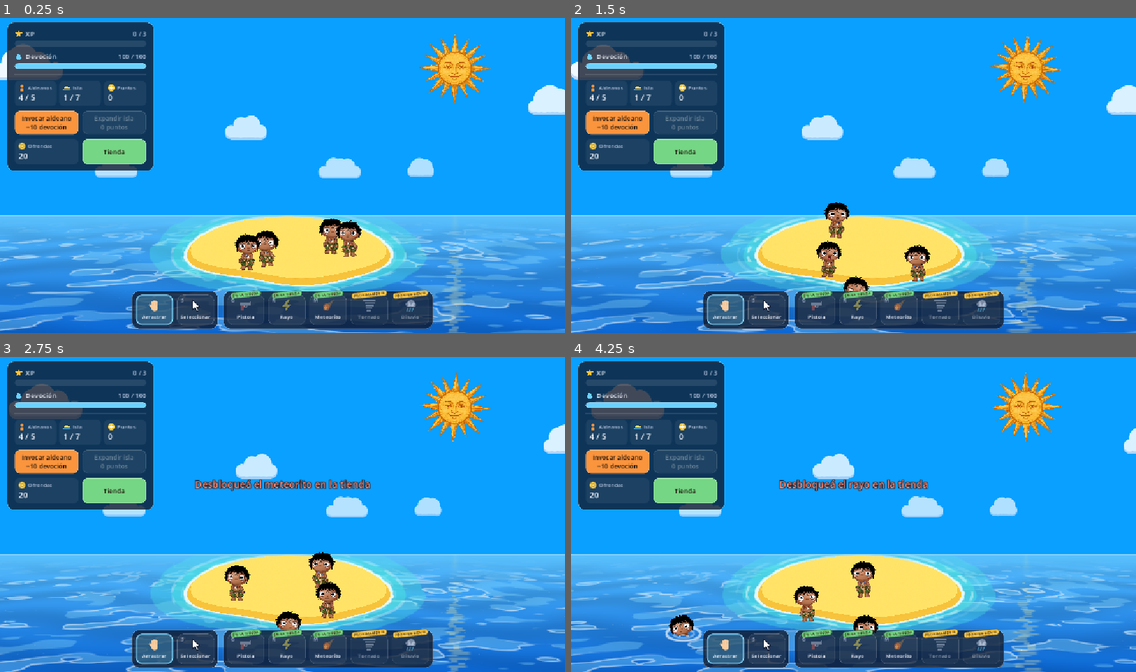
Above: before the commit, frames 1-4 (two rows, left to right).
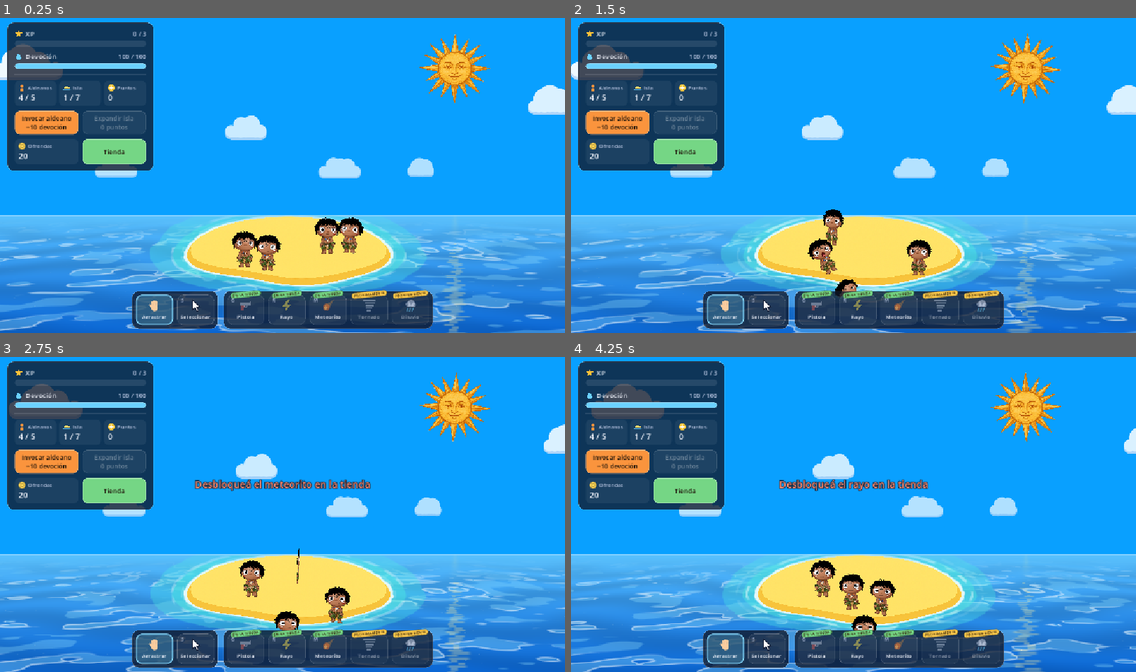
Above: after the commit, the same moments.

Repository: JuliFlorez/godlings
Game: Godot game, scene res://world/world.tscn
Same seed, same stepped clock (60 frames per second), same inputs: the game is played once before the commit and once after it.
Inputs (mouse positions are in pixels of both pictures, inside the frame that each line leads up to):
- Up to frame 1 (0.25 s): no input
- Up to frame 2 (1.5 s): tap Enter at 0.5 s; drag from (910, 238) to (853, 314) at 0.52 s; drag from (830, 270) to (825, 238) at 1.27 s
- Up to frame 3 (2.75 s): move the mouse to (316, 546) at 2.02 s; hold Up from 2.03 s (still down); tap M at 2.1 s; click (316, 546) at 2.17 s
- Up to frame 4 (4.25 s): release Up at 2.75 s; drag from (898, 602) to (684, 464) at 2.77 s; move the mouse to (1023, 561) at 3.52 s; hold Down from 3.53 s (still down); tap R at 3.6 s

The runs differ from the first frame. In frame 1, 1.2% of the frame differs, in the area x 41-65%, y 63-81%; in frame 2, 1.3%; in frame 3, 1.5%; in frame 4, 2.0%, in the area x 16-58%, y 64-91%.

Commit message:
Livelier villager walk: knee lift, grounded bounce, arm swing, pauses and turns
The art faces the camera, so the step is now animated as seen from the
front: the stepping foot rises and that leg gets a bit shorter (the knee
comes forward) instead of the leg kicking out sideways. The body rises
while the leg passes and drops when the foot lands, with the planted
foot staying on the ground (each leg is placed so its foot ends up where
it belongs even with the hip raised, shifted or tilted). The weight
shifts and leans over the planted leg, the head dips a little on each
step, and the arms swing opposite to the legs: the forward arm closes
over the body and shortens toward the camera, the back one opens a bit.
The arms use a softer spring than the rest, so they lag slightly behind.
Each villager starts at a different point of the step cycle, so they do
not walk in sync.

Standing still they breathe and now and then tilt their head to one
side. Turning around is animated: the villager narrows until edge-on and
then mirrors, instead of flipping in one frame.

Walking around the island now has rhythm: they speed up and slow down
over about 0.4 s and turn gradually (slowing down when doubling back),
stop at the shore before heading back in, and after about a third of
their walks they stand still for 1.5 to 4 s. Each villager has its own
pace (0.85 to 1.2 times the base speed), and a villager who sees a
meteor coming stops and watches it.

Co-Authored-By: Claude Opus 5.5 <noreply@anthropic.com>

Diff:
--- a/actors/villager/villager.gd
+++ b/actors/villager/villager.gd
@@ -146,10 +146,20 @@
 
 # IA y animaciones
 var wander_timer := 0.0
+## Paseo: caminan un tramo y cada tanto se paran un rato. Arrancan, frenan y doblan de a poco.
+const REST_CHANCE := 0.35        # Al terminar un tramo, probabilidad de quedarse quieto
+const REST_TIME := Vector2(1.5, 4.0)
+const WALK_ACCEL := 2.5          # Por segundo: de quieto a paso normal en 0.4 s
+const TURN_RATE := 6.0           # Qué tan rápido dobla hacia la nueva dirección
+const PACE := Vector2(0.85, 1.2) # Cada uno camina a su ritmo (veces speed)
+var _walk := 0.0                 # 0 = quieto, 1 = a paso normal
+var _heading := Vector2.ZERO     # Hacia dónde va de verdad (sigue a dir de a poco)
+var _resting := false
 @onready var rig: VillagerRig = get_node_or_null("Rig")
 
 func _ready() -> void:
 	randomize()
+	speed *= randf_range(PACE.x, PACE.y)
 	_pick_dir()
 	wander_timer = randf_range(1.5, 4.0)
 	input_pickable = true
@@ -305,7 +315,11 @@
 	_food_cooldown = maxf(0.0, _food_cooldown - dt)
 	if food != null and _food_ai(dt):
 		return
-	velocity = dir * speed + _separation() + shove_vel
+	# Asustado (ve venir un meteorito) se queda quieto mirándolo
+	_walk = move_toward(_walk, 0.0 if _resting or is_scared() else 1.0, WALK_ACCEL * dt)
+	# Al doblar va más despacio (y si vuelve para atrás, frena y arranca de nuevo)
+	_heading = _heading.lerp(dir, 1.0 - exp(-TURN_RATE * dt))
+	velocity = _heading * speed * smoothstep(0.0, 1.0, _walk) + _separation() + shove_vel
 	var prev_pos := global_position
 	move_and_slide()
 
@@ -318,15 +332,22 @@
 			return
 		if Geometry2D.is_point_in_polygon(prev_pos, island_poly):
 			global_position = prev_pos
+			_heading = Vector2.ZERO   # Frena en el borde y sale para el otro lado
 		var to_center := (island_center - global_position).normalized()
 		dir = to_center.rotated(randf_range(-0.35, 0.35)).normalized()
 		_update_sprite_flip()
+		_resting = false
 		wander_timer = randf_range(1.5, 3.5)
 	else:
 		wander_timer -= dt
 		if wander_timer <= 0.0:
-			_pick_dir()
-			wander_timer = randf_range(2.0, 5.0)
+			if not _resting and randf() < REST_CHANCE:
+				_resting = true
+				wander_timer = randf_range(REST_TIME.x, REST_TIME.y)
+			else:
+				_resting = false
+				_pick_dir()
+				wander_timer = randf_range(2.0, 5.0)
 
 # --- COMIDA ---
 ## Parado o caminando en la isla (no agarrado, volando, en el agua ni muerto).
@@ -340,6 +361,7 @@
 	food = c
 	_eat_t = 0.0
 	_food_t = 0.0
+	_resting = false
 
 func stop_eating() -> void:
 	food = null
@@ -1090,4 +1112,6 @@
 	swing_vel = 0.0
 	shove_vel = Vector2.ZERO
 	shove_timer = 0.0
+	_walk = 0.0   # Arranca a caminar de a poco
+	_heading = Vector2.ZERO
 	_pick_dir()
--- a/actors/villager/villager_rig.gd
+++ b/actors/villager/villager_rig.gd
@@ -2,7 +2,11 @@
 class_name VillagerRig
 
 ## Rig esqueletal del aldeano (Skeleton2D + Bone2D).
-## - En la isla: animación procedural de caminado (bamboleo).
+## - En la isla: animación procedural de caminado. El dibujo es de frente, así que el paso
+##   se ve de frente: el pie que da el paso sube y la pierna se acorta (la rodilla viene
+##   hacia adelante), el cuerpo baja al apoyar y sube al pasar la pierna, el peso se corre
+##   sobre la pierna apoyada y los brazos van al revés que las piernas, un poco atrasados.
+##   Parado respira y mira para los costados. Al darse vuelta se achata y se espeja.
 ## - Agarrado / cayendo / en el agua: ragdoll. Cada articulación es un péndulo
 ##   amortiguado que responde a la gravedad y a la aceleración del cuerpo.
 ## - Parpadea cada tantos segundos y los balazos dejan una marca en la parte alcanzada.
@@ -15,14 +19,27 @@
 const AIR_DRAG := 0.7         # Al caer, el aire empuja los miembros hacia arriba
 const BODY_SPIN_INERTIA := 0.6  # Los miembros se resisten a que el cuerpo gire
 
-# Caminado
-const STEP_RATE := 9.0        # rad/s de fase a velocidad de referencia
+# Caminado (px de la imagen: en pantalla es más o menos un 8%)
+const STEP_RATE := 8.5        # rad/s de fase a velocidad de referencia
 const REF_SPEED := 40.0
-const BOB := 14.0             # Rebote de cadera (px de la imagen)
-const SWAY := 0.08            # Balanceo de cadera (rad)
-const STEP_LIFT := 0.32       # Apertura de la pierna que da el paso (rad)
+const BOB := 20.0             # Cuánto sube el cuerpo al pasar la pierna (los pies no se despegan)
+const SHIFT := 8.0            # El peso se corre sobre la pierna apoyada
+const SWAY := 0.07            # Y el cuerpo se inclina hacia ese lado (rad)
+const LIFT := 40.0            # Cuánto sube el pie que da el paso
+const KNEE := 0.14            # Y cuánto se acorta esa pierna (la rodilla viene hacia adelante)
+const LEG_SPLAY := 0.05       # Y cuánto se abre (rad)
+const HEAD_DIP := 12.0        # La cabeza se hunde un poco al apoyar el pie
 const ARM_DOWN := 1.25        # Brazos caídos al caminar (el arte está en pose T)
-const ARM_SWING := 0.28
+const ARM_FWD := 0.4          # El brazo que va adelante se cierra sobre el cuerpo (rad)...
+const ARM_SHORT := 0.18       # ...se acorta (apunta hacia la cámara)...
+const ARM_NEAR := 0.06        # ...y se ve un poco más grueso (está más cerca)
+const ARM_BACK := 0.16        # El que va atrás se abre un poco
+const ARM_WALK_K := 90.0      # Los brazos son más flojos que el resto: van un poco atrasados
+const BREATH := 4.0           # Parado: sube y baja al respirar
+const BREATH_RATE := 2.4      # rad/s
+const LOOK := 0.12            # Parado: inclina la cabeza para un lado y otro (rad)
+const LOOK_TIME := Vector2(1.5, 4.0)
+const TURN_TIME := 0.18       # Segundos en darse vuelta
 
 # Manos: el dibujo las tiene abiertas con la palma al frente (pose T). Con los brazos
 # caídos eso se ve raro, así que se angostan hacia los dedos y parecen giradas de costado.
@@ -56,6 +73,7 @@
 	var min_a: float
 	var max_a: float
 	var target := 0.0         # Pose objetivo (caminado, o reposo en ragdoll)
+	var walk_k := WALK_K      # Rigidez caminando
 	var shock := 0.0          # Ángulo en la pose de electrocutado
 	var angle := 0.0
 	var vel := 0.0
@@ -84,6 +102,9 @@
 var j_leg_r: Joint
 
 var hip_rest := Vector2.ZERO
+var head_rest := Vector2.ZERO
+var leg_l_rest := Vector2.ZERO
+var leg_r_rest := Vector2.ZERO
 var base_scale := 1.0
 var phase := 0.0
 var rag := 0.0                # 0 = caminando, 1 = ragdoll total
@@ -97,6 +118,11 @@
 var _mouth: Mouth
 var _marks := 0
 var _xray: Array[XRay] = []
+var _facing := 1.0            # 1 = mira a la derecha, -1 = a la izquierda (se da vuelta de a poco)
+var _t := 0.0
+var _look := 0.0
+var _look_target := 0.0
+var _look_t := 0.0
 
 const MAX_MARKS := 10
 ## Alfa de villager.png, para saber si un tiro cayó sobre el dibujo o en un hueco.
@@ -105,7 +131,12 @@
 func _ready() -> void:
 	villager = get_parent() as Villager
 	base_scale = absf(scale.x)
+	_facing = -1.0 if scale.x < 0.0 else 1.0
 	hip_rest = hip.position
+	head_rest = head.position
+	leg_l_rest = leg_l.position
+	leg_r_rest = leg_r.position
+	phase = randf() * TAU   # Así no caminan todos al mismo compás
 
 	j_head  = Joint.new(head,  Vector2.UP,    40.0, 0.35, -0.7, 0.7)
 	j_arm_l = Joint.new(arm_l, Vector2.LEFT,   5.0, 1.0, -1.9, 2.4)
@@ -113,6 +144,8 @@
 	j_leg_l = Joint.new(leg_l, Vector2.DOWN,  10.0, 1.0, -1.3, 1.3)
 	j_leg_r = Joint.new(leg_r, Vector2.DOWN,  10.0, 1.0, -1.3, 1.3)
 	joints = [j_head, j_arm_l, j_arm_r, j_leg_l, j_leg_r]
+	j_arm_l.walk_k = ARM_WALK_K
+	j_arm_r.walk_k = ARM_WALK_K
 	j_arm_l.shock = SHOCK_ARM
 	j_arm_r.shock = -SHOCK_ARM
 	j_leg_l.shock = SHOCK_LEG
@@ -248,13 +281,16 @@
 		var spin := (tip - base).normalized().cross(dir.normalized()) * flip
 		j.vel += spin * (HIT_SPIN + HIT_SPIN_NEAR * near) * strength + randf_range(-3.0, 3.0)
 
+## Se da vuelta de a poco (ver _process): se achata hasta quedar de canto y se espeja.
 func set_facing_left(left: bool) -> void:
-	scale.x = -base_scale if left else base_scale
+	_facing = -1.0 if left else 1.0
 
 func _process(dt: float) -> void:
 	if villager == null or dt <= 0.0:
 		return
 	dt = minf(dt, 1.0 / 30.0)
+	_t += dt
+	scale.x = move_toward(scale.x, _facing * base_scale, 2.0 * base_scale / TURN_TIME * dt)
 
 	# --- Aceleración medida del cuerpo (en mundo) ---
 	var pos := global_position
@@ -317,27 +353,37 @@
 	if walking:
 		phase = fmod(phase + STEP_RATE * (speed / REF_SPEED) * dt, TAU)
 	var amt := clampf(speed / REF_SPEED, 0.0, 1.0) * (1.0 - rag)
+	var still := (1.0 - amt) * (1.0 - rag)   # Parado en la isla
 	var s := sin(phase)
+	var lift_l := maxf(0.0, s) * amt         # Pie izquierdo en el aire (0..1)
+	var lift_r := maxf(0.0, -s) * amt
+	var contact := pow(1.0 - absf(s), 3.0) * amt   # Recién apoyó: el peso cae
 	var hip_rot := SWAY * s * amt
-	var lift_l := maxf(0.0, s) * STEP_LIFT * amt
-	var lift_r := maxf(0.0, -s) * STEP_LIFT * amt
+	var rise := absf(s) * BOB * amt + sin(_t * BREATH_RATE) * BREATH * still
 
 	hip.rotation = hip_rot
-	hip.position = hip_rest + Vector2(0.0, -absf(s) * BOB * amt)
+	hip.position = hip_rest + Vector2(SHIFT * s * amt, -rise)
+	_place_leg(leg_l, leg_l_rest, lift_l)
+	_place_leg(leg_r, leg_r_rest, lift_r)
+	head.position = head_rest + Vector2(0.0, HEAD_DIP * contact)
+	# El brazo de un lado va adelante cuando sube la pierna del otro
+	arm_l.scale = Vector2(1.0 - ARM_SHORT * lift_r, 1.0 + ARM_NEAR * lift_r)
+	arm_r.scale = Vector2(1.0 - ARM_SHORT * lift_l, 1.0 + ARM_NEAR * lift_l)
+	_update_look(dt, still)
 
 	# Con amt = 0 (ragdoll total) esto queda en la pose de reposo: brazos abajo, resto recto
-	j_head.target  = -hip_rot * 0.6
-	j_arm_l.target = -ARM_DOWN + ARM_SWING * s * amt - hip_rot
-	j_arm_r.target =  ARM_DOWN + ARM_SWING * s * amt - hip_rot
-	j_leg_l.target =  lift_l - hip_rot
-	j_leg_r.target = -lift_r - hip_rot
+	j_head.target  = -hip_rot * 0.6 + _look
+	j_arm_l.target = -ARM_DOWN - ARM_FWD * lift_r + ARM_BACK * lift_l - hip_rot
+	j_arm_r.target =  ARM_DOWN + ARM_FWD * lift_l - ARM_BACK * lift_r - hip_rot
+	j_leg_l.target =  LEG_SPLAY * lift_l - hip_rot
+	j_leg_r.target = -LEG_SPLAY * lift_r - hip_rot
 
 	# --- Simulación de cada articulación ---
 	for j in joints:
 		j.angle -= d_rot * BODY_SPIN_INERTIA * rag
 
-		var k := lerpf(WALK_K, j.rag_k * (DEAD_LIMP if villager.dead else 1.0), rag)
-		var c := lerpf(2.0 * sqrt(WALK_K), damping, rag)
+		var k := lerpf(j.walk_k, j.rag_k * (DEAD_LIMP if villager.dead else 1.0), rag)
+		var c := lerpf(2.0 * sqrt(j.walk_k), damping, rag)
 		var axis := j.axis.rotated(hip.rotation + j.angle)
 		var torque := axis.cross(g_rig) * GRAV_TORQUE * j.grav * rag
 
@@ -353,6 +399,33 @@
 			j.vel = -absf(j.vel) * 0.25
 
 	_apply()
+
+## Pone la pierna para que el pie quede apoyado (o levantado, lift de 0 a 1) donde va,
+## aunque la cadera suba, se corra o se incline.
+func _place_leg(leg: Bone2D, rest: Vector2, lift: float) -> void:
+	var pivot := hip_rest + rest - Vector2(0.0, LIFT * lift)   # En el esqueleto
+	leg.position = (pivot - hip.position).rotated(-hip.rotation)
+	leg.scale = Vector2(1.0, 1.0 - KNEE * lift)
+
+## Parado, cada tanto inclina la cabeza para un lado (o la endereza). Caminando, derecha.
+func _update_look(dt: float, still: float) -> void:
+	_look_t -= dt
+	if still < 0.5:
+		_look_target = 0.0
+	elif _look_t <= 0.0:
+		_look_t = randf_range(LOOK_TIME.x, LOOK_TIME.y)
+		_look_target = 0.0 if randf() < 0.3 else randf_range(-LOOK, LOOK)
+	_look = move_toward(_look, _look_target * still, 0.6 * dt)
+
+## Vuelve a su lugar los huesos que mueve el caminado (para las poses que no caminan).
+func _rest_walk_pose() -> void:
+	leg_l.position = leg_l_rest
+	leg_r.position = leg_r_rest
+	leg_l.scale = Vector2.ONE
+	leg_r.scale = Vector2.ONE
+	head.position = head_rest
+	arm_l.scale = Vector2.ONE
+	arm_r.scale = Vector2.ONE
 
 ## Electrocutándose: tieso con brazos y piernas abiertos, temblando y gritando. Carbonizado
 ## en la isla se queda duro así hasta hacerse cenizas. true si ya se encargó de los huesos.
@@ -362,6 +435,7 @@
 	if villager.zap_state != Villager.Zap.SHOCK:
 		return villager.zap_pinned()
 	_mouth.target = randf_range(0.7, 1.0)
+	_rest_walk_pose()
 	hip.position = hip_rest + Vector2(randf_range(-1.0, 1.0), randf_range(-1.0, 1.0)) * SHOCK_SHAKE
 	hip.rotation = randf_range(-0.05, 0.05)
 	for j in joints:
